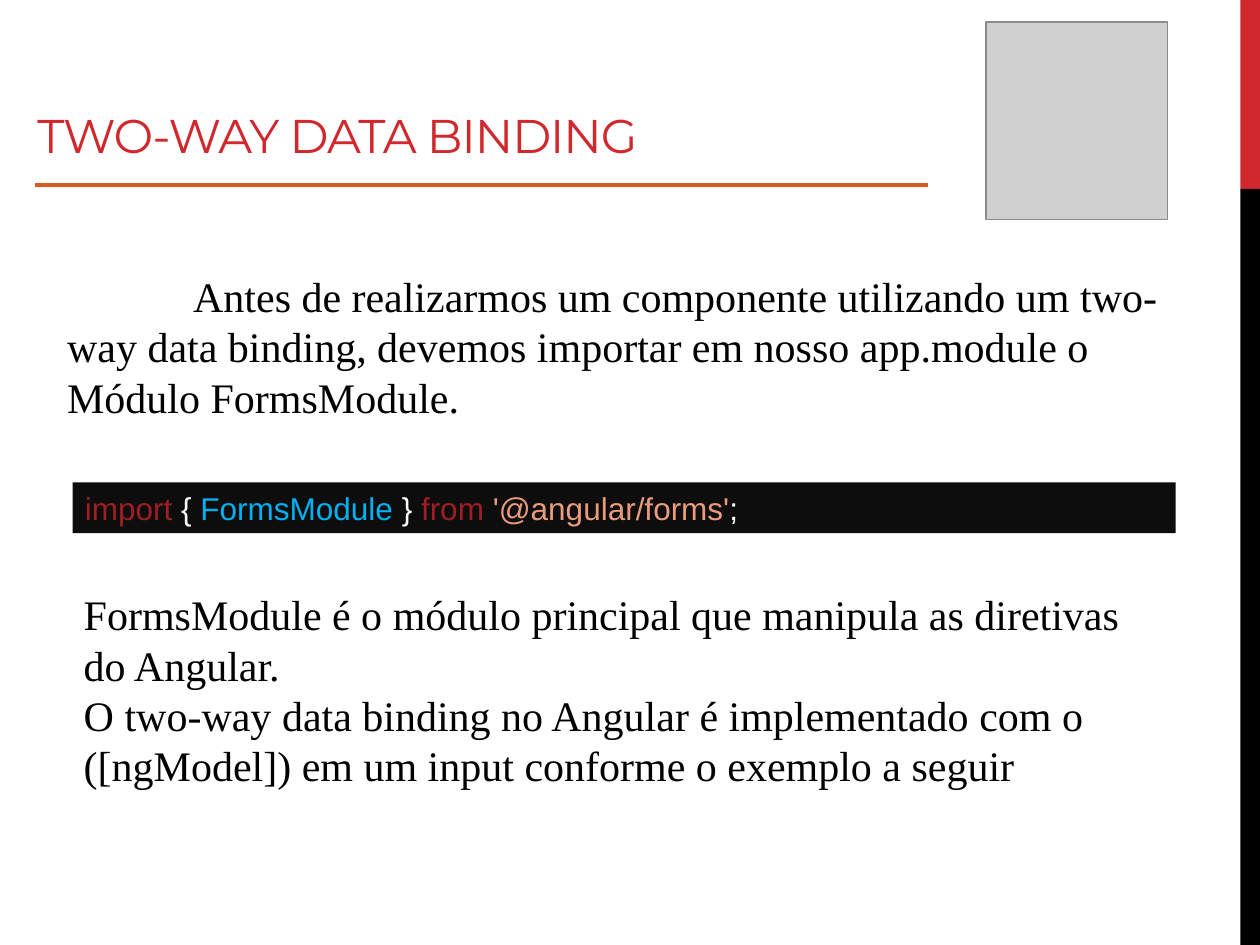
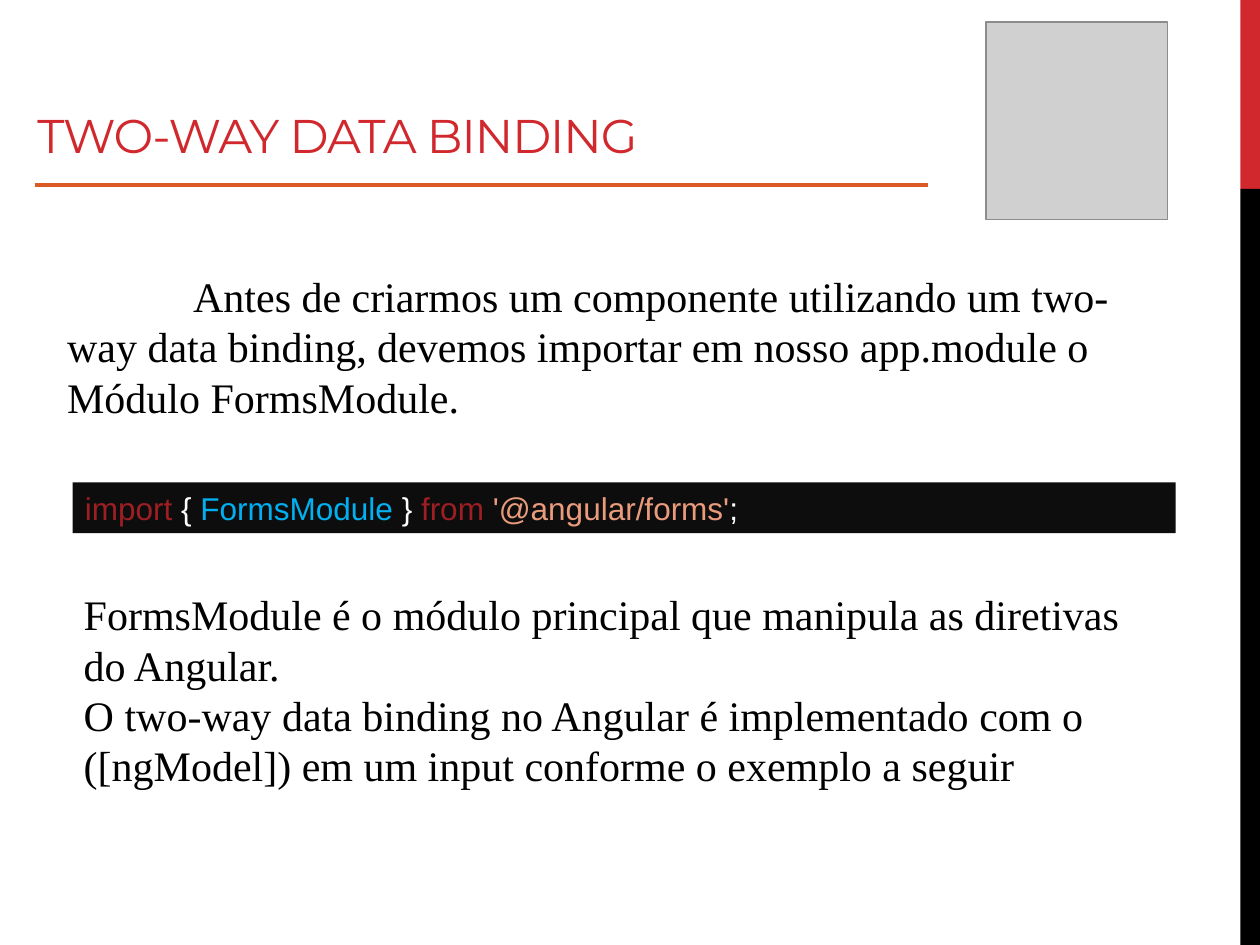
Before and after one commit to roney-amorim/workshop-angular, a slide deck: slide 34 of Módulo 1/Modulo 1.pptx (slide 35 before the commit). Drawn at 1260x945 pixels with LibreOffice and Linux fonts; fonts in the diff are those of the drawing; grey boxes stand for pictures. Boxes give left, top, right and bottom in pixels: in the first picture for what was removed or moved away, otherwise in the second. Text is boxed around its words. In the diff, an @@ line names an element or a change of style, - is before the commit and + after.

```diff
--- a/Módulo 1/Modulo 1.pptx
+++ b/Módulo 1/Modulo 1.pptx
@@ text at box(67, 283, 1108, 414): text changed @@
-Antes de realizarmos um componente utilizando um two-way data binding, devemos importar em nosso app.module o Módulo FormsModule.
+Antes de criarmos um componente utilizando um two-way data binding, devemos importar em nosso app.module o Módulo FormsModule.
```
Also in this commit, not shown: 1 slide removed, 5 other files.
